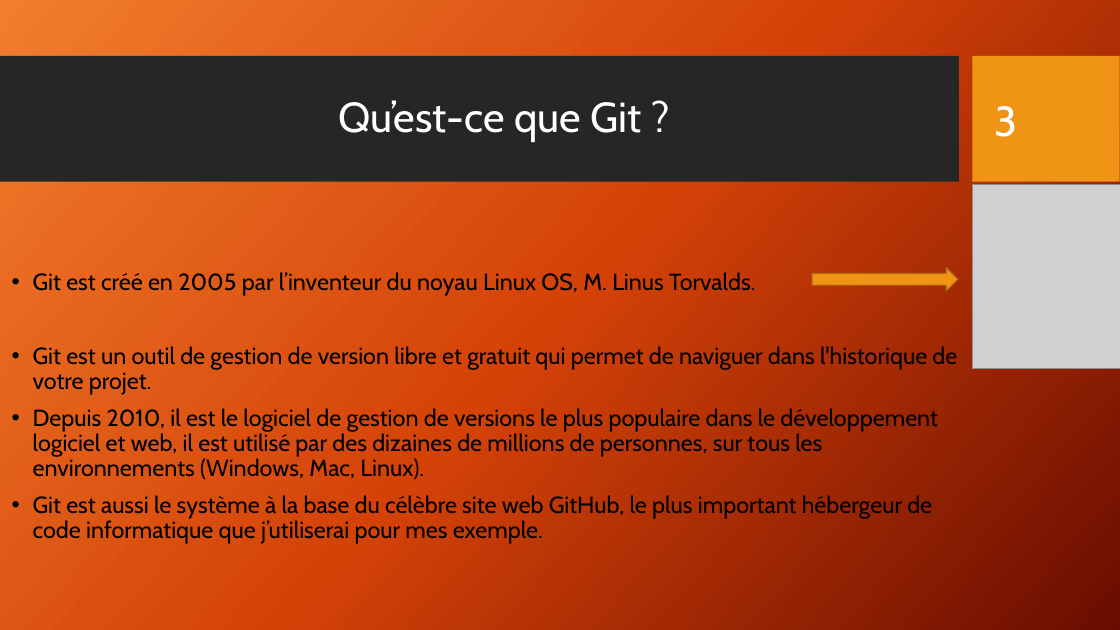
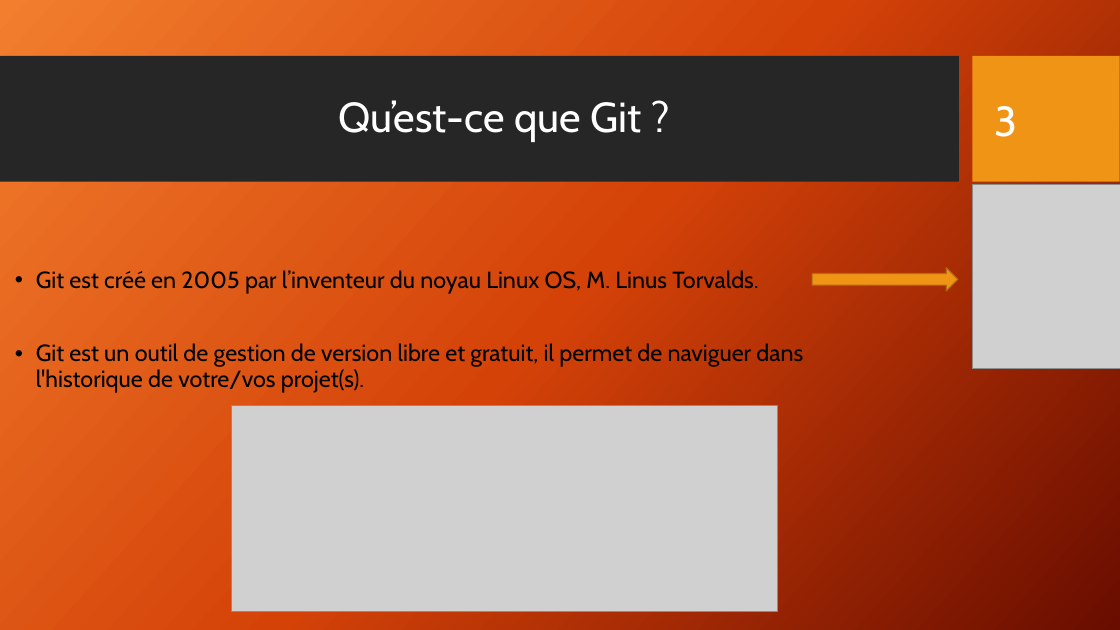
Before and after one commit to Math-Alex83/Expos-_git_cda_2210, a slide deck: slide 3 of Présentation_Git_CDA_2210.pptx. Drawn at 1120x630 pixels with LibreOffice and Linux fonts; fonts in the diff are those of the drawing; grey boxes stand for pictures; background and template pictures are left out. Boxes give left, top, right and bottom in pixels: in the first picture for what was removed or moved away, otherwise in the second. Text is boxed around its words. In the diff, an @@ line names an element or a change of style, - is before the commit and + after.

```diff
--- a/Présentation_Git_CDA_2210.pptx
+++ b/Présentation_Git_CDA_2210.pptx
@@ text at (36,343,803,393): text changed @@
-• Git est un outil de gestion de version libre et gratuit qui permet de naviguer dans l'historique de votre projet.
-• Depuis 2010, il est le logiciel de gestion de versions le plus populaire dans le développement logiciel et web, il est utilisé par des dizaines de millions de personnes, sur tous les environnements (Windows, Mac, Linux).
-• Git est aussi le système à la base du célèbre site web GitHub, le plus important hébergeur de code informatique que j’utiliserai pour mes exemple.
+• Git est un outil de gestion de version libre et gratuit, il permet de naviguer dans l'historique de votre/vos projet(s).
@@ picture added at (231,405,777,611) @@
```
Also in this commit, not shown: 3 other slides changed, 1 slide added, 3 other files.
